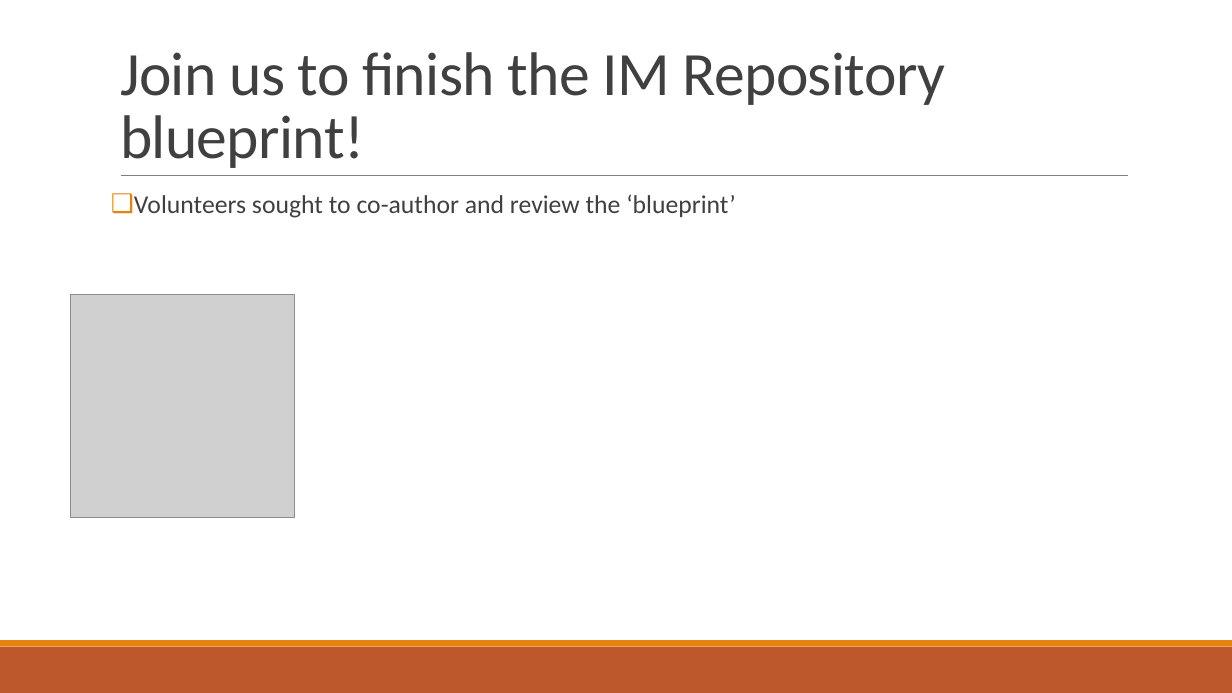
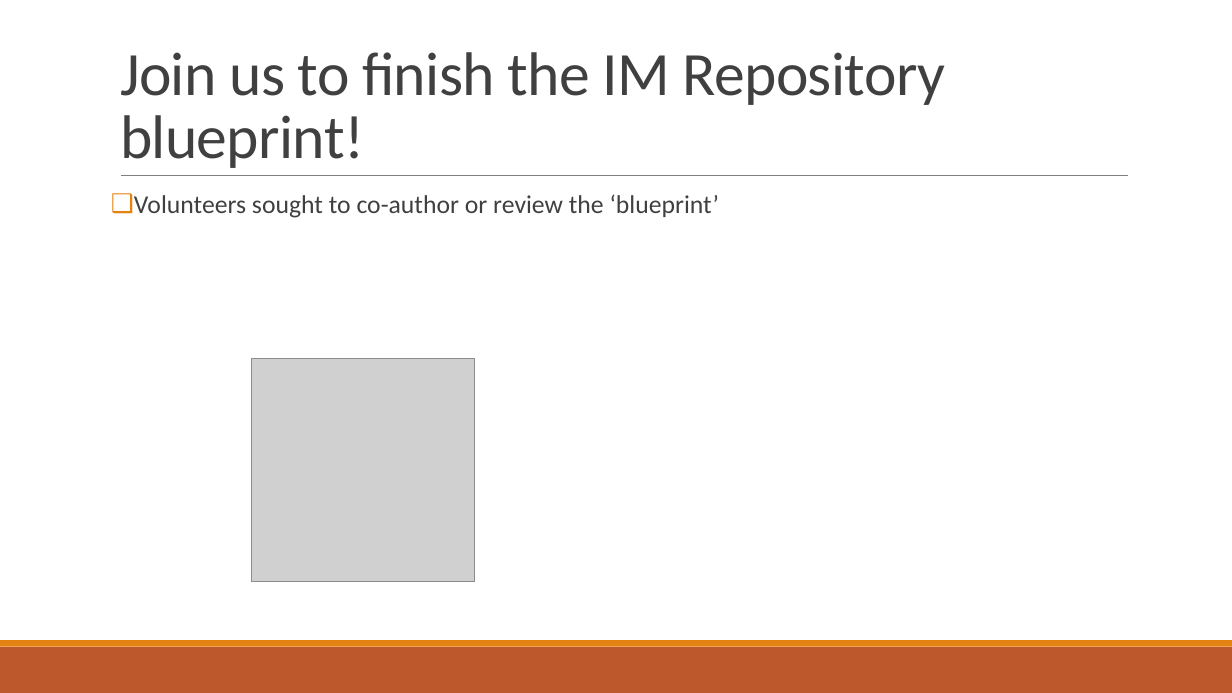
Before and after one commit to vanderbi/codeLibrary, a slide deck: slide 10 of Building an Information Management Code Library.pptx. Drawn at 1232x693 pixels with LibreOffice and Linux fonts; fonts in the diff are those of the drawing; grey boxes stand for pictures; background and template pictures are left out. Boxes give left, top, right and bottom in pixels: in the first picture for what was removed or moved away, otherwise in the second. Text is boxed around its words. In the diff, an @@ line names an element or a change of style, - is before the commit and + after.

```diff
--- a/Building an Information Management Code Library.pptx
+++ b/Building an Information Management Code Library.pptx
@@ text at bbox=[134, 194, 720, 218]: text changed @@
-❑ Volunteers sought to co-author and review the ‘blueprint’
+❑ Volunteers sought to co-author or review the ‘blueprint’
@@ picture: place and size @@
-picture at bbox=[70, 295, 294, 518]
+picture at bbox=[251, 359, 475, 582]
```
Also in this commit, not shown: 5 other slides changed.
